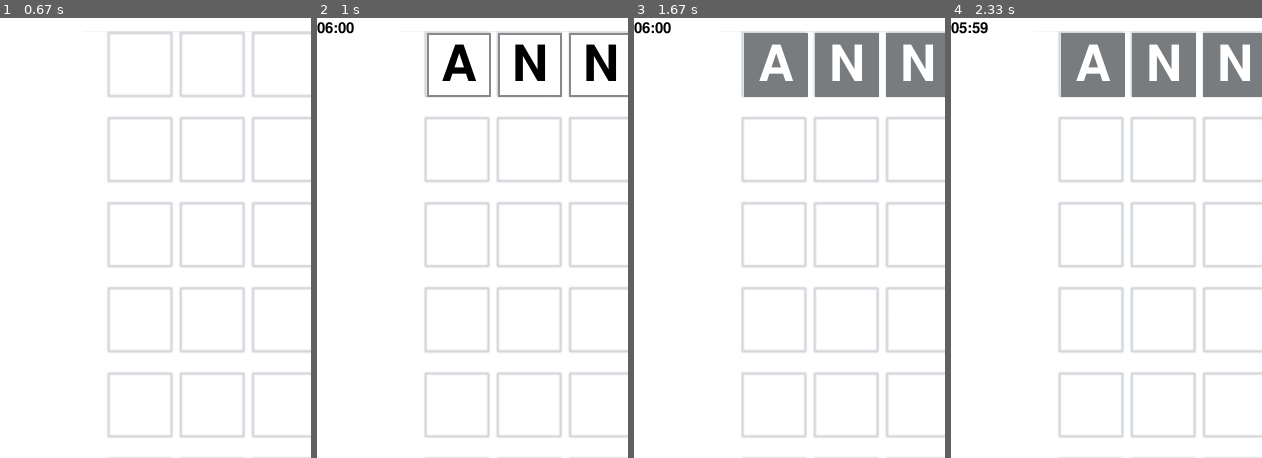
Above: before the commit, frames 1-4 (left to right).
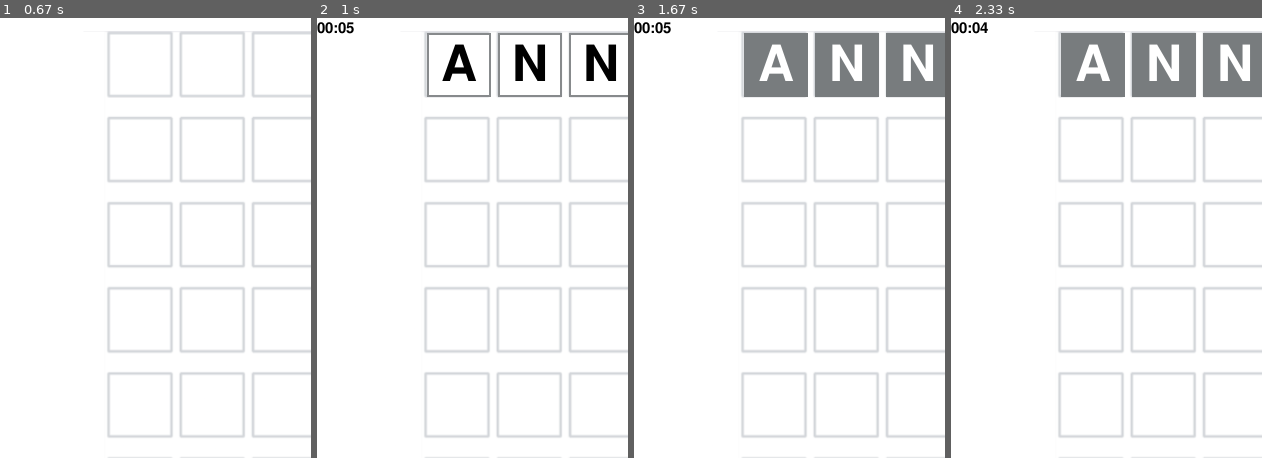
Above: after the commit, the same moments.

Repository: viccon23/WordleGamepy
Game: pygame game, started from pygamewordle.py
Same seed, same stepped clock (60 frames per second), same inputs: the game is played once before the commit and once after it.
Inputs (mouse positions are % of the whole screen's width and height, from its top left):
- Up to frame 1 (0.67 s): click (52, 51) at 0.38 s
- Up to frame 2 (1 s): type "ann" at 0.67 s
- Up to frame 3 (1.67 s): tap Enter at 1, 1.35 s; type "a" at 1.22 s
- Up to frame 4 (2.33 s): no input
The pictures show only the part of the screen within x 11-61%, y 0-50%; the shares and areas given below are measured in that part.

Frame 1 is identical in both runs. In frame 2, less than 0.1% of the frame differs, in the area x 2-12%, y 0-4%; in frame 3, less than 0.1%; in frame 4, 0.1%.

Commit message:
timer issue fixed easy mode only

Diff:
--- a/pygamewordle.py
+++ b/pygamewordle.py
@@ -306,7 +306,7 @@
         count = upTimer(count)
         if game_result != "":
             play_again()
-            # count = Timer()
+            count = Timer()
         for event in pygame.event.get():
             if event.type == pygame.QUIT:
                 pygame.quit()
@@ -537,12 +537,14 @@
 
     def upTimer(frame_count):
         frame_rate = 60
-        start_time = 360
+        start_time = 5
         pygame.draw.rect(SCREEN, WHITE, pygame.Rect(0, 0, 105, 25))
         total_seconds = start_time - (frame_count // frame_rate)
         if total_seconds < 0:
             total_seconds = 0
-            play_again()
+            global game_result
+            game_result = "L"
+
         else:
 
 
